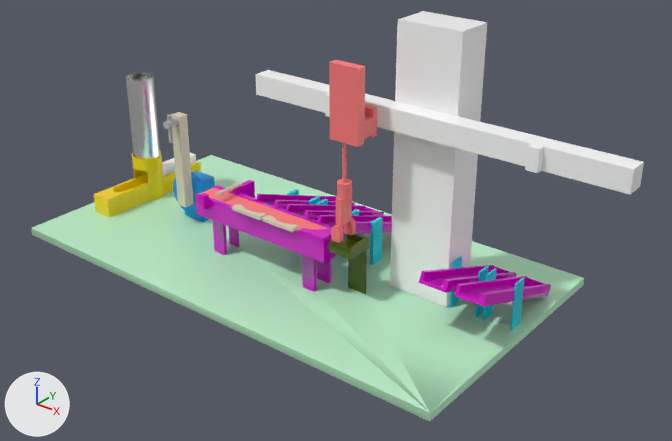
Two versions of the FBX model Assets/3D/festo_model.fbx, one commit apart.
The view is the same before and after, from a 50 mm camera at (8.75, -8.1, 6.11) aimed at (1.96, 0.38, 0.86). The axes (+X, +Y, +Z) are drawn at lower left. The lights are the same throughout. Where no turn or scale is listed for an object, it has been applied to the vertices. Vertices at the same position are counted once.

Script lines for the objects in view, before the commit:
```python
me_mesh_007 = bpy.data.meshes.new('Mesh.007')
me_mesh_007.from_pydata([(-1.1, 0.15, 0.0), (-1.1, -0.15, 0.0), (1.1, 0.15, 0.0), (1.1, -0.15, 0.0)], [], [(0, 1, 3, 2)])
me_mesh_007.materials.append(mat_wall_paint)  # red #ff7c7c
me_mesh_008 = bpy.data.meshes.new('Mesh.008')
me_mesh_008.from_pydata(...)  # 1070 vertices, 2266 faces; spans x -1.65..6.58, y -1.72..1.99, z -0.38..3.27
# faces by material slot: [230, 137, 452, 168, 1099, 82, 98]
me_mesh_008.materials.append(mat_material__11)  # cyan #00cde6
me_mesh_008.materials.append(mat_material__12)  # green #bcf0ca
me_mesh_008.materials.append(mat_material__13)  # yellow #f6d200
me_mesh_008.materials.append(mat_material__14)  # blue #0093e4
me_mesh_008.materials.append(mat_material__15)  # pink #d700c8
me_mesh_008.materials.append(mat_material__16)  # dark green #475a00
me_mesh_008.materials.append(mat_material__17)  # white #ffffff
me_mesh_012 = bpy.data.meshes.new('Mesh.012')
me_mesh_012.from_pydata(...)  # 136 vertices, 272 faces; spans x -0.201..0.201, y -0.202..0.202, z 0.0..1.381
me_mesh_012.materials.append(mat_13___brushed_metal__2)  # its picture is missing
ob_object001 = bpy.data.objects.new('Object001', me_mesh_007)
ob_object001.location = (0.96, 0.1, 0.79)
ob_static = bpy.data.objects.new('STATIC', me_mesh_008)
ob_static.location = (-0.87, 0.47, 0.25)
ob_tube001 = bpy.data.objects.new('Tube001', me_mesh_012)
ob_tube001.location = (-2.06, 0.67, 0.56)
# also in view: 'Box003' at (2.31, 0.1, 1.58); 'Box002' at (2.35, 0.22, 2.6); 'Box027' at (-0.86, 0.33, 0.99)
```
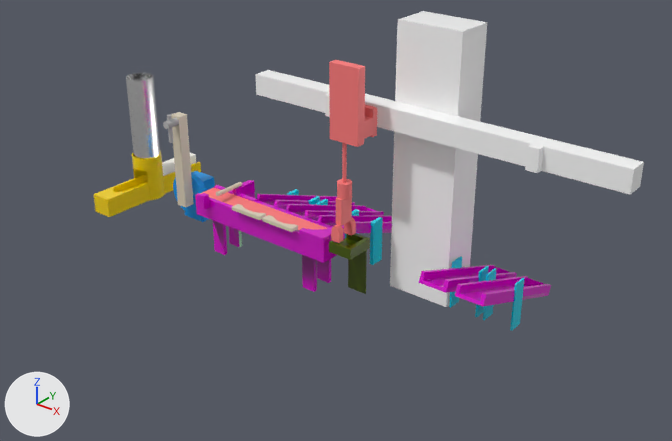
What differs and where, as boxes [x1, y1, x2, y2] in the pictures (672 x 441 px):
```json
{"object": "STATIC", "change": "reshaped", "before": [31, 11, 644, 422], "after": [94, 11, 644, 331], "on screen": "10% narrower, 22% shorter"}
{"part": 1, "of": "me_mesh_008", "change": "cut back", "before": [31, 155, 584, 422]}
```

Edits to the scene script, one JSON object a line:
```json
{"block": "me_mesh_008", "where": "# used by ob_static; location = (-0.87, 0.47, 0.25)"}
{"op": "remove", "block": "me_mesh_008", "code": "me_mesh_008.from_pydata(...)  # 1070 vertices, 2266 faces; spans x -1.65..6.58, y -1.72..1.99, z -0.38..3.27"}
{"op": "add", "block": "me_mesh_008", "code": "me_mesh_008.from_pydata(...)  # 1052 vertices, 2078 faces; spans x -1.42..6.58, y -0.76..1.6, z -0.26..3.27"}
{"block": "me_mesh_008", "change": "me_mesh_008 part 1"}
{"block": "me_mesh_008", "change": "18 vertices are removed from x -1.65..5.4, y -1.72..1.99, z -0.38..-0.26"}
{"block": "me_mesh_008", "change": "194 faces are deleted"}
{"block": "me_mesh_008", "change": "6 new faces join them, mat_material__15 (pink #d700c8)"}
```
